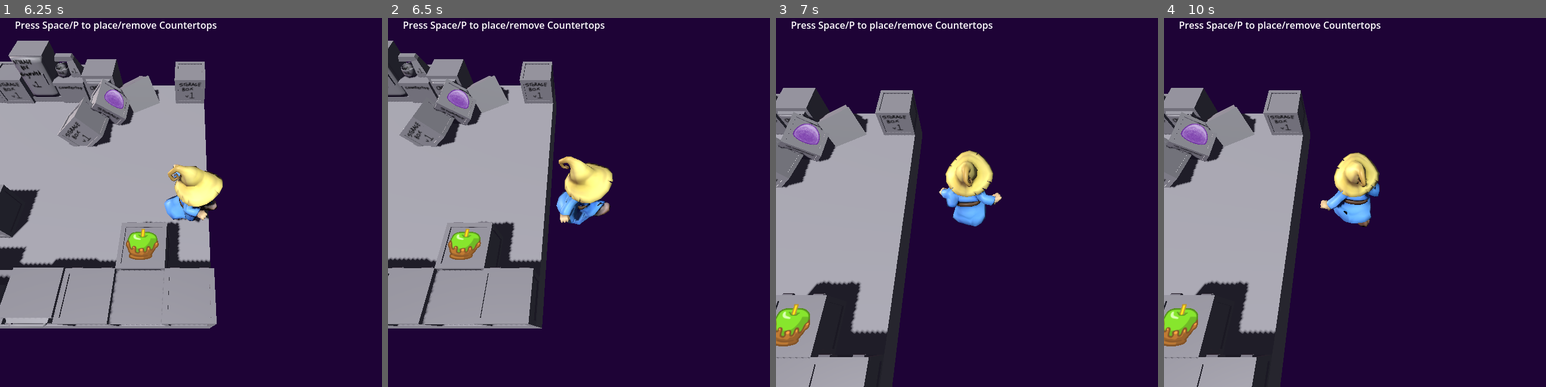
Above: before the commit, frames 1-4 (left to right).
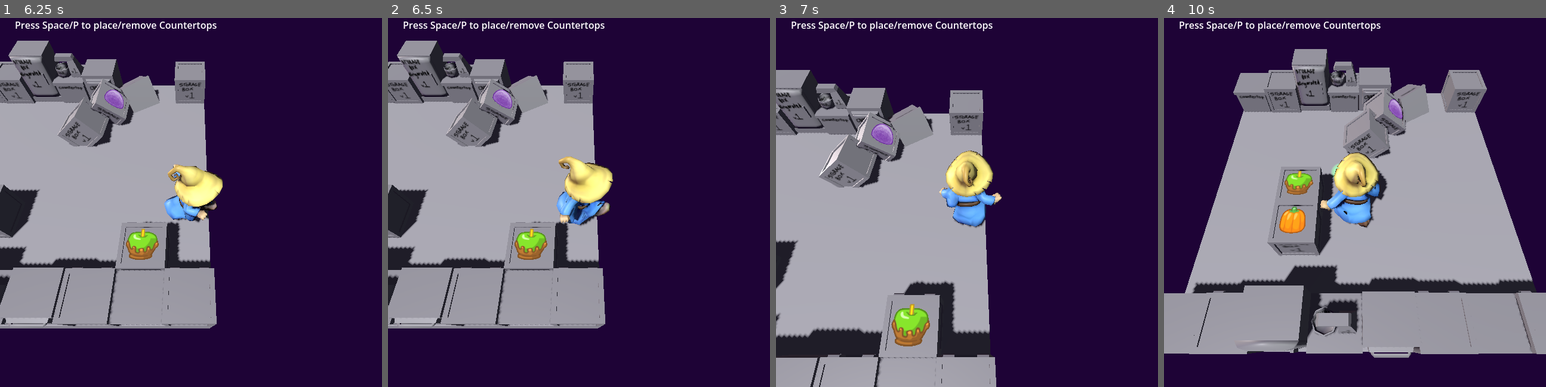
Above: after the commit, the same moments.

Repository: AdmiralPotato/halloween_game_2026
Game: Godot game, scene res://map/TilemapTest.tscn
The game is run twice, just before and just after one commit, with the same random seed, the same clock (stepped at 60 frames per second) and the same inputs.
Inputs (mouse positions are in pixels of both pictures, inside the frame that each line leads up to):
- Up to frame 1 (6.25 s): tap Space every 0.75 s from 0.5 to 4.25 s; move the mouse to (275, 176) at 0.52 s; hold Right (move_right) 0.53-1.28 s; tap P (pickup) every 0.75 s from 0.6 to 5.85 s; move the mouse to (114, 213) at 1.27 s; hold Down (move_down) 1.28-2.03 s; move the mouse to (229, 110) at 2.02 s; hold Right (move_right) 2.03-2.78 s; move the mouse to (171, 272) at 2.77 s; hold Up (move_up) 2.78-3.53 s; move the mouse to (305, 254) at 3.52 s; hold Left (move_left) 3.53-5.03 s; move the mouse to (76, 139) at 4.27 s; move the mouse to (210, 195) at 5.02 s; hold Down (move_down) 5.03-5.78 s; move the mouse to (133, 99) at 5.77 s; hold Right (move_right) from 5.78 s (still down)
- Up to frame 2 (6.5 s): keep holding Right (move_right)
- Up to frame 3 (7 s): move the mouse to (1051, 176) at 6.52 s; release Right (move_right) at 6.53 s; hold Up (move_up) from 6.53 s (still down); tap P (pickup) at 6.6 s
- Up to frame 4 (10 s): move the mouse to (1278, 213) at 7.27 s; release Up (move_up) at 7.28 s; hold Right (move_right) 7.28-8.03 s; tap P (pickup) every 0.75 s from 7.35 to 9.6 s; move the mouse to (1393, 110) at 8.02 s; hold Down (move_down) 8.03-8.78 s; move the mouse to (1335, 272) at 8.77 s; hold Left (move_left) 8.78-9.53 s; move the mouse to (1469, 254) at 9.52 s; hold Up (move_up) from 9.53 s (still down)

Frame 1 is identical in both runs. In frame 2, 20% of the frame differs, in the area x 0-58%, y 6-85%; in frame 3, 28%; in frame 4, 58%, in the area x 0-100%, y 8-100%.

Commit message:
Fix hand position, add stage walls

Diff:
--- a/map/TestPlayer.tscn
+++ b/map/TestPlayer.tscn
@@ -57,70 +57,70 @@
 transform = Transform3D(2, 0, 0, 0, 2, 0, 0, 0, 2, 0, 0, 0)
 
 [node name="Skeleton3D" parent="mage/mage_bones" parent_id_path=PackedInt32Array(645908498, 907022497) index="0" unique_id=1433606933]
-bones/1/position = Vector3(-0.0042756493, 0.309306, -0.15347344)
-bones/1/rotation = Quaternion(-0.00035229177, 0.73139405, 0.6819444, 0.0038098656)
-bones/2/rotation = Quaternion(0.6906483, -0.0020898043, 0.0011138603, 0.72318697)
-bones/3/rotation = Quaternion(0.06379632, -0.0037536272, 0.0605532, 0.9961171)
-bones/4/rotation = Quaternion(-0.2930347, 0.020516478, 0.0011119385, 0.955881)
-bones/5/rotation = Quaternion(-0.03634097, 0.11379323, 0.02099334, 0.99261767)
-bones/6/rotation = Quaternion(0.34030646, -0.0016818575, 0.028611235, 0.9398777)
-bones/7/rotation = Quaternion(-0.03824296, 0.00482796, 0.031736076, 0.9987528)
-bones/8/rotation = Quaternion(0.78557485, 0.006577451, -0.0074039125, 0.61868733)
-bones/9/rotation = Quaternion(0.63566333, -0.12829511, -0.037336826, 0.7603147)
-bones/10/rotation = Quaternion(0.72007215, -0.029629063, 0.13294463, 0.6803999)
-bones/11/rotation = Quaternion(0.77172977, 0.1396955, -0.010835424, 0.6203233)
-bones/12/rotation = Quaternion(0.8002075, 1.0308913e-08, -2.3112077e-07, 0.59972334)
-bones/13/rotation = Quaternion(0.90071535, -2.0957225e-08, -5.6251725e-08, -0.43440974)
-bones/14/rotation = Quaternion(0.78409374, -0.3237785, -0.48824763, -0.20488751)
-bones/15/rotation = Quaternion(0.7840937, 0.32377845, 0.4882476, -0.20488769)
-bones/16/rotation = Quaternion(-0.58558875, 0.71938074, 0.32978043, 0.17556237)
-bones/17/rotation = Quaternion(-0.25412858, -0.38355598, -0.20902216, 0.86290973)
-bones/18/rotation = Quaternion(-0.08835094, -2.0209697e-07, -0.5831143, 0.80757153)
-bones/19/rotation = Quaternion(-0.61241996, 0.7370544, -0.038506687, 0.28321347)
-bones/20/rotation = Quaternion(-0.0064669745, 0.50884414, 0.2861412, 0.81188625)
-bones/22/position = Vector3(1.9719453e-08, 0.11249982, -2.7489332e-08)
-bones/22/rotation = Quaternion(-2.9338497e-07, 1.9447793e-07, -0.7071098, 0.70710385)
-bones/23/rotation = Quaternion(-0.26808345, 0.88286537, -0.21166633, 0.3223004)
-bones/24/rotation = Quaternion(0.60782945, 0.5318705, 0.24255753, -0.5374226)
-bones/25/rotation = Quaternion(-0.30484608, 0.16367227, 0.49069667, 0.79968554)
-bones/26/rotation = Quaternion(-0.057618737, -8.288773e-08, 0.38028422, 0.92307323)
-bones/27/rotation = Quaternion(-0.117364176, 0.3534262, -0.66142833, 0.6510209)
-bones/28/rotation = Quaternion(0.08113321, -0.75203025, -0.2944688, 0.58408564)
-bones/30/position = Vector3(-0.004895379, 0.06399491, 0.011891675)
-bones/30/rotation = Quaternion(0.46853375, 0.47156549, 0.5056953, 0.54988587)
-bones/31/rotation = Quaternion(-0.20282705, 0.24944353, -0.6651673, 0.6739374)
-bones/32/rotation = Quaternion(-0.11675978, 0.88931006, -0.43989617, 0.044565916)
-bones/33/rotation = Quaternion(0.16884404, 0.8692358, -0.4643385, -0.01762702)
-bones/34/rotation = Quaternion(-0.18996976, 0.9817633, 0.0017763374, -0.007014646)
-bones/35/rotation = Quaternion(0.1898733, 0.9816523, 0.0062958435, -0.016348334)
-bones/36/rotation = Quaternion(0.11291944, 1.8223665e-07, -1.3476995e-07, 0.9936042)
+bones/1/position = Vector3(-0.004700422, 0.34830397, -0.15315631)
+bones/1/rotation = Quaternion(-0.0010015797, 0.7078574, 0.7063544, 0.00067131326)
+bones/2/rotation = Quaternion(0.67096853, -3.735505e-05, 1.9674268e-05, 0.7414859)
+bones/3/rotation = Quaternion(0.08390234, -0.003953615, 0.0796796, 0.9932754)
+bones/4/rotation = Quaternion(-0.28472087, 0.08961365, -0.03269504, 0.9538525)
+bones/5/rotation = Quaternion(-0.0033227399, 0.10390032, 0.027299507, 0.9942075)
+bones/6/rotation = Quaternion(0.34030643, -0.0016818529, 0.02861112, 0.93987775)
+bones/7/rotation = Quaternion(-0.010451974, 0.010676056, 0.044315223, 0.9989059)
+bones/8/rotation = Quaternion(0.73619336, -0.038171522, 0.079506256, 0.671)
+bones/9/rotation = Quaternion(0.6060461, -0.11905715, -0.021010574, 0.78618836)
+bones/10/rotation = Quaternion(0.6933544, 0.0022169873, 0.13282143, 0.7082465)
+bones/11/rotation = Quaternion(0.74715185, 0.13697086, -0.053027876, 0.64822155)
+bones/12/rotation = Quaternion(0.80595094, 0.00083568157, 0.0043032477, 0.59196615)
+bones/13/rotation = Quaternion(0.896472, 0.004081616, 0.001558337, -0.443079)
+bones/14/rotation = Quaternion(0.78471243, -0.3248309, -0.4839379, -0.21098705)
+bones/15/rotation = Quaternion(0.7792053, 0.33214527, 0.48613587, -0.21492)
+bones/16/rotation = Quaternion(-0.65330327, 0.51074934, 0.27806458, 0.48477843)
+bones/17/rotation = Quaternion(-0.42364576, -0.21645321, -0.051482543, 0.87807846)
+bones/18/rotation = Quaternion(-0.066754766, -2.1094456e-07, -0.44058013, 0.89522797)
+bones/19/rotation = Quaternion(-0.53921247, 0.77637553, -0.0040517296, 0.3263044)
+bones/20/rotation = Quaternion(0.21402879, 0.46244735, 0.17098443, 0.84326655)
+bones/22/position = Vector3(2.9669065e-09, 0.1124998, 3.4874041e-09)
+bones/22/rotation = Quaternion(-1.6426446e-07, 7.726894e-08, -0.7071098, 0.70710385)
+bones/23/rotation = Quaternion(-0.26414543, 0.9052632, -0.19428062, 0.2701497)
+bones/24/rotation = Quaternion(0.57700086, 0.62231123, 0.21046083, -0.48528853)
+bones/25/rotation = Quaternion(-0.31335935, 0.400366, 0.5136887, 0.6911129)
+bones/26/rotation = Quaternion(-0.072408065, -1.238659e-07, 0.477894, 0.87542814)
+bones/27/rotation = Quaternion(-0.22657956, 0.25079364, -0.7831106, 0.5220173)
+bones/28/rotation = Quaternion(-0.040474646, -0.802575, -0.2297596, 0.54904085)
+bones/30/position = Vector3(-0.0048954086, 0.0639949, 0.0118916)
+bones/30/rotation = Quaternion(0.46853426, 0.4715664, 0.5056946, 0.54988515)
+bones/31/rotation = Quaternion(-0.2062505, 0.34014952, -0.58838874, 0.7039587)
+bones/32/rotation = Quaternion(-0.13467905, 0.89433956, -0.4266327, -0.0016656369)
+bones/33/rotation = Quaternion(0.1487572, 0.87013257, -0.46530446, -0.06505774)
+bones/34/rotation = Quaternion(-0.18996975, 0.9817633, 0.0017769872, -0.007014772)
+bones/35/rotation = Quaternion(0.18987331, 0.9816523, 0.0062964894, -0.016348213)
+bones/36/rotation = Quaternion(0.11291879, 1.7980337e-07, -1.3289538e-07, 0.99360424)
 bones/37/rotation = Quaternion(0.9492918, -0.16457272, -0.14643715, -0.22431459)
 bones/38/rotation = Quaternion(0.9598367, 0.18929213, 0.036225136, -0.20388654)
-bones/39/rotation = Quaternion(-0.6606192, -0.052738898, -0.02550439, 0.748432)
-bones/41/position = Vector3(0.0002553753, 0.13635816, -0.0049078004)
-bones/41/rotation = Quaternion(-0.64643574, -0.00043219625, -0.0003865336, 0.76296824)
-bones/42/rotation = Quaternion(0.41126955, -0.463731, 0.58302253, 0.5252578)
-bones/43/rotation = Quaternion(-0.52679133, -0.79220533, 0.15825744, 0.2643033)
-bones/44/rotation = Quaternion(0.6409508, -0.0033237361, 0.11752715, 0.7585239)
-bones/45/rotation = Quaternion(-0.024316665, 0.8181561, -0.5662194, 0.097082525)
-bones/46/rotation = Quaternion(0.38221473, 0.04394011, -0.01819442, 0.922849)
-bones/47/position = Vector3(-0.07914318, 0.023641761, -0.04786348)
-bones/47/rotation = Quaternion(-0.23556393, 0.029750034, 0.23035704, 0.943695)
-bones/48/rotation = Quaternion(0.463731, 0.41126958, -0.52525777, 0.5830225)
-bones/49/rotation = Quaternion(-0.36854464, 0.69777197, -0.42304635, 0.44533247)
-bones/50/rotation = Quaternion(0.56383824, 0.0035902127, -0.10338772, 0.8193807)
-bones/51/rotation = Quaternion(0.07489887, 0.6576494, -0.7471551, -0.060389012)
-bones/52/rotation = Quaternion(0.3826524, -0.005488697, 0.0022663283, 0.9238733)
-bones/53/position = Vector3(0.08021285, -0.08417333, -0.04558785)
-bones/53/rotation = Quaternion(-0.39613718, 0.18301779, -0.30180004, 0.8476418)
-bones/54/position = Vector3(-0.03178498, 0.04298002, -0.089589596)
-bones/54/rotation = Quaternion(-0.114217825, -0.09816788, 0.11980896, 0.98130685)
-bones/55/position = Vector3(0.031784825, 0.042980086, -0.08958962)
-bones/55/rotation = Quaternion(-0.34179887, 0.12474888, -0.12799326, 0.9226208)
-bones/56/position = Vector3(-0.11415221, 0.056302823, -0.06549288)
-bones/56/rotation = Quaternion(-0.0463995, -0.0839724, 0.21005529, 0.972971)
-bones/57/position = Vector3(0.1141521, 0.056302965, -0.06549316)
-bones/57/rotation = Quaternion(-0.27263528, 0.09015205, -0.24672094, 0.9255655)
+bones/39/rotation = Quaternion(-0.6606191, -0.05273887, -0.025504243, 0.7484321)
+bones/41/position = Vector3(6.676796e-06, 0.13503559, -0.00012476457)
+bones/41/rotation = Quaternion(-0.6464589, 0.0009318366, 0.00089327997, 0.7629477)
+bones/42/rotation = Quaternion(0.4305078, -0.48101112, 0.5689648, 0.50948054)
+bones/43/rotation = Quaternion(-0.51923865, -0.7420275, 0.27862078, 0.31962004)
+bones/44/rotation = Quaternion(0.45507163, -0.003884595, 0.0834436, 0.8865281)
+bones/45/rotation = Quaternion(-0.013168342, 0.86583817, -0.4890395, 0.10483969)
+bones/46/rotation = Quaternion(0.38237843, 0.036966264, -0.015312765, 0.9231391)
+bones/47/position = Vector3(-0.06966287, 0.011988636, -0.054795675)
+bones/47/rotation = Quaternion(-0.12282195, -0.011890617, 0.22293812, 0.96699125)
+bones/48/rotation = Quaternion(0.48101106, 0.43050772, -0.50948054, 0.56896484)
+bones/49/rotation = Quaternion(-0.39999545, 0.6075677, -0.4840635, 0.48636162)
+bones/50/rotation = Quaternion(0.3683762, 0.0040626847, -0.06754698, 0.92721087)
+bones/51/rotation = Quaternion(-0.005127602, 0.74202645, -0.6613696, -0.10936522)
+bones/52/rotation = Quaternion(0.38212574, 0.049865063, -0.020654464, 0.92253286)
+bones/53/position = Vector3(0.046477176, -0.08118659, -0.088285185)
+bones/53/rotation = Quaternion(-0.27416795, 0.30912608, -0.26704845, 0.870608)
+bones/54/position = Vector3(-0.03178493, 0.042979937, -0.08958956)
+bones/54/rotation = Quaternion(-0.08378073, -0.11299003, 0.01826549, 0.98988914)
+bones/55/position = Vector3(0.031784803, 0.042979963, -0.089589514)
+bones/55/rotation = Quaternion(-0.25809997, 0.120542064, -0.08072286, 0.95516384)
+bones/56/position = Vector3(-0.11415221, 0.056302827, -0.0654929)
+bones/56/rotation = Quaternion(-0.012192395, -0.1122932, 0.09539247, 0.98901063)
+bones/57/position = Vector3(0.114152096, 0.056302875, -0.06549306)
+bones/57/rotation = Quaternion(-0.1944415, 0.09406923, -0.1938281, 0.9569609)
 
 [node name="bucket" parent="mage/mage_bones/Skeleton3D" index="0" unique_id=888979770]
 visible = false
--- a/map/TilemapTest.tscn
+++ b/map/TilemapTest.tscn
@@ -10,6 +10,18 @@
 
 [sub_resource type="BoxMesh" id="BoxMesh_el5rg"]
 size = Vector3(8, 1, 8)
+
+[sub_resource type="WorldBoundaryShape3D" id="WorldBoundaryShape3D_8t2af"]
+plane = Plane(1, 0, 0, 0)
+
+[sub_resource type="WorldBoundaryShape3D" id="WorldBoundaryShape3D_0vrjm"]
+plane = Plane(0, 0, 1, 0)
+
+[sub_resource type="WorldBoundaryShape3D" id="WorldBoundaryShape3D_8g1d1"]
+plane = Plane(-1, 0, 0, 0)
+
+[sub_resource type="WorldBoundaryShape3D" id="WorldBoundaryShape3D_a28pv"]
+plane = Plane(0, 0, -1, 0)
 
 [sub_resource type="PhysicalSkyMaterial" id="PhysicalSkyMaterial_xtlfy"]
 
@@ -32,11 +44,27 @@
 [node name="Floor" type="StaticBody3D" parent="." unique_id=2097173625]
 transform = Transform3D(1, 0, 0, 0, 1, 0, 0, 0, 1, 4, -0.5, 4)
 
-[node name="CollisionShape3D" type="CollisionShape3D" parent="Floor" unique_id=647389857]
+[node name="FloorBox" type="CollisionShape3D" parent="Floor" unique_id=647389857]
 shape = SubResource("BoxShape3D_el5rg")
 
 [node name="MeshInstance3D" type="MeshInstance3D" parent="Floor" unique_id=1024537989]
 mesh = SubResource("BoxMesh_el5rg")
+
+[node name="WallNX" type="CollisionShape3D" parent="Floor" unique_id=2049535826]
+transform = Transform3D(1, 0, 0, 0, 1, 0, 0, 0, 1, -4, 0.5, -4)
+shape = SubResource("WorldBoundaryShape3D_8t2af")
+
+[node name="WallNZ" type="CollisionShape3D" parent="Floor" unique_id=154043353]
+transform = Transform3D(1, 0, 0, 0, 1, 0, 0, 0, 1, -4, 0.5, -4)
+shape = SubResource("WorldBoundaryShape3D_0vrjm")
+
+[node name="WallPX" type="CollisionShape3D" parent="Floor" unique_id=1048482900]
+transform = Transform3D(1, 0, 0, 0, 1, 0, 0, 0, 1, 4, 0.5, 4)
+shape = SubResource("WorldBoundaryShape3D_8g1d1")
+
+[node name="WallPZ" type="CollisionShape3D" parent="Floor" unique_id=331193442]
+transform = Transform3D(1, 0, 0, 0, 1, 0, 0, 0, 1, 4, 0.5, 4)
+shape = SubResource("WorldBoundaryShape3D_a28pv")
 
 [node name="TestPlayer" parent="." unique_id=1707035649 instance=ExtResource("3_8t2af")]
 transform = Transform3D(1, 0, 0, 0, 1, 0, 0, 0, 1, 2, 0, 2)
--- a/map/tilemap.gd
+++ b/map/tilemap.gd
@@ -1,3 +1,4 @@
+@tool
 extends Node3D
 class_name Tilemap
 ## Manages a 2D collection of tiles, which can be occupied and interacted with.
@@ -146,4 +147,5 @@
 	return null
 
 func _init():
-	Global.tilemap = self
+	if not Engine.is_editor_hint():
+		Global.tilemap = self
--- a/map/tilemap_test.gd
+++ b/map/tilemap_test.gd
@@ -29,6 +29,9 @@
 
 func _ready():
 	update_floor()
+	if Engine.is_editor_hint():
+		return
+
 	for x in range(0, number_of_tiles.x):
 		var FurniPiece = FURNI_LIST[x % FURNI_LIST.size()]
 		$Tilemap.swap_furni(Vector2i(x,0), FurniPiece.instantiate())
@@ -44,21 +47,25 @@
 	ingredientSource.ingredient_type = FurniSource.IngredientType.CARAMEL_APPLE
 	$Tilemap.swap_furni(Vector2i(4,2), ingredientSource)
 
-	if !Engine.is_editor_hint():
-		DebugPanel.monitor("Every 60 frames", self, "time", 60)
-		DebugPanel.monitor("Every 30 frames", self, "time", 30)
-		DebugPanel.monitor("Every 10 frames", self, "time", 10)
-		DebugPanel.monitor("Every frame", self, "time", 1)
-		DebugPanel.monitor("Every frame formatted: %.2f", self, "time", 1)
+	DebugPanel.monitor("Every 60 frames", self, "time", 60)
+	DebugPanel.monitor("Every 30 frames", self, "time", 30)
+	DebugPanel.monitor("Every 10 frames", self, "time", 10)
+	DebugPanel.monitor("Every frame", self, "time", 1)
+	DebugPanel.monitor("Every frame formatted: %.2f", self, "time", 1)
 
 func update_floor():
-	$Tilemap.clear();
+	$Tilemap.clear()
 	$Tilemap.create_slots(Vector2i(0, 0), number_of_tiles)
 	$Floor.position.x = number_of_tiles.x * 0.5
 	$Floor.position.y = -0.5
 	$Floor.position.z = number_of_tiles.y * 0.5
-	$Floor/CollisionShape3D.shape.size.x = number_of_tiles.x
-	$Floor/CollisionShape3D.shape.size.z = number_of_tiles.y
+	var opposite = Vector3(number_of_tiles.x, 0, number_of_tiles.y)
+	$Floor/WallNX.global_position = Vector3.ZERO
+	$Floor/WallNZ.global_position = Vector3.ZERO
+	$Floor/WallPX.global_position = opposite
+	$Floor/WallPZ.global_position = opposite
+	$Floor/FloorBox.shape.size.x = number_of_tiles.x
+	$Floor/FloorBox.shape.size.z = number_of_tiles.y
 	$Floor/MeshInstance3D.mesh.size.x = number_of_tiles.x
 	$Floor/MeshInstance3D.mesh.size.z = number_of_tiles.y
 
